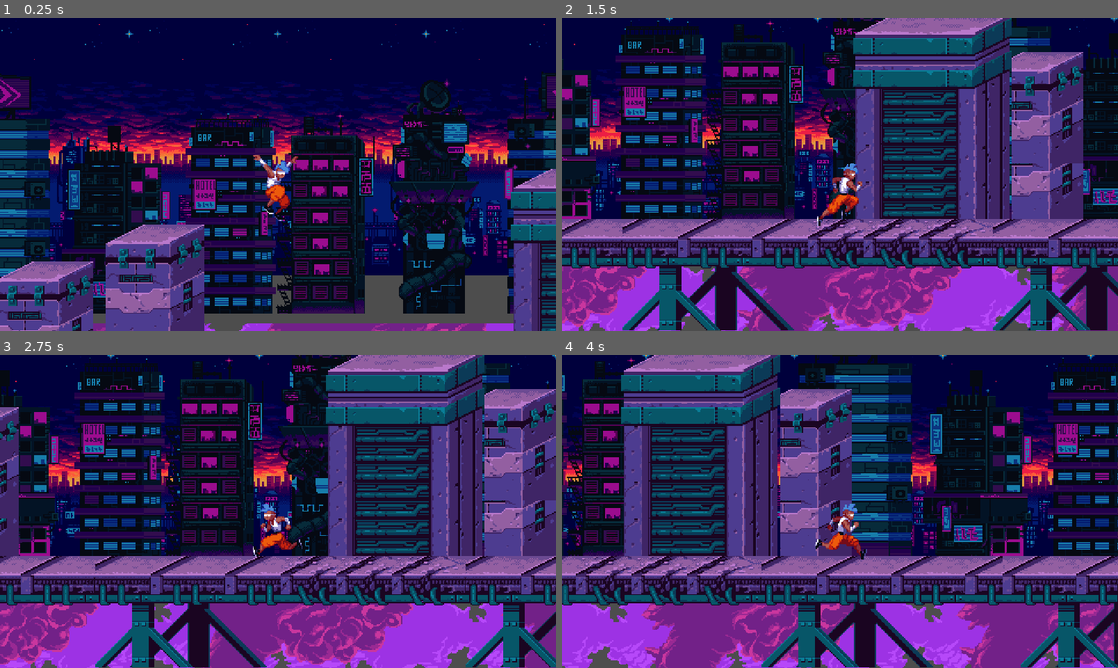
Above: before the commit, frames 1-4 (two rows, left to right).
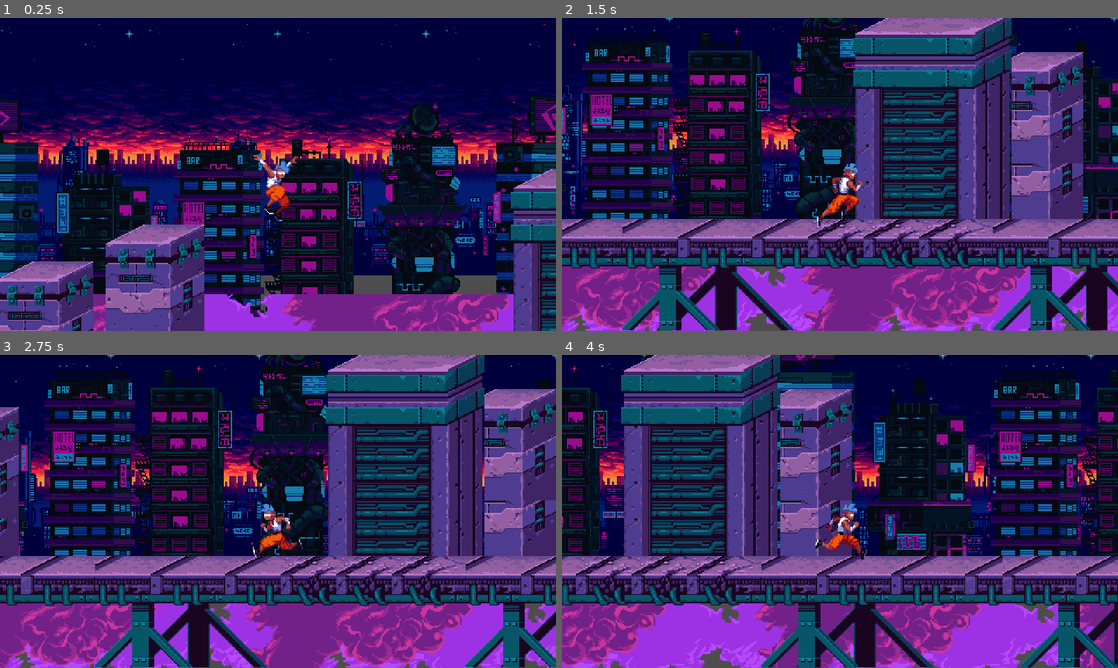
Above: after the commit, the same moments.

Repository: ikostan/2d_platformer_tutorial
Game: Godot game, scene res://scenes/test/test.tscn
The game is run twice, just before and just after one commit, with the same random seed, the same clock (stepped at 60 frames per second) and the same inputs.
Inputs:
- Up to frame 1 (0.25 s): no input
- Up to frame 2 (1.5 s): hold D (right) from 0.53 s (still down); tap Space (jump) at 0.77 s
- Up to frame 3 (2.75 s): tap Space (jump) at 1.52 s; release D (right) at 2.03 s; hold A (left) from 2.03 s (still down)
- Up to frame 4 (4 s): release A (left) at 2.78 s; hold D (right) from 2.78 s (still down); tap Space (jump) at 3.02, 3.77 s

The runs differ from the first frame. In frame 1, 30% of the frame differs, in the area x 0-100%, y 17-100%; in frame 2, 35%; in frame 3, 34%; in frame 4, 40%, in the area x 0-100%, y 0-100%.

Commit message:
Update paralax_background.tscn

Diff:
--- a/scenes/paralax/paralax_background.tscn
+++ b/scenes/paralax/paralax_background.tscn
@@ -30,8 +30,8 @@
 centered = false
 
 [node name="Foreground" type="Parallax2D" parent="."]
-scroll_scale = Vector2(0.6, 0.6)
-scroll_offset = Vector2(-102, -50)
+scroll_scale = Vector2(0.7, 0.7)
+scroll_offset = Vector2(-102, -35)
 repeat_size = Vector2(493, 0)
 repeat_times = 2
 
@@ -41,8 +41,8 @@
 centered = false
 
 [node name="Bottom" type="Parallax2D" parent="."]
-scroll_scale = Vector2(0.4, 0.4)
-scroll_offset = Vector2(-80, -70)
+scroll_scale = Vector2(0.2, 0.2)
+scroll_offset = Vector2(-80, -85)
 repeat_size = Vector2(272, 0)
 repeat_times = 4
 
